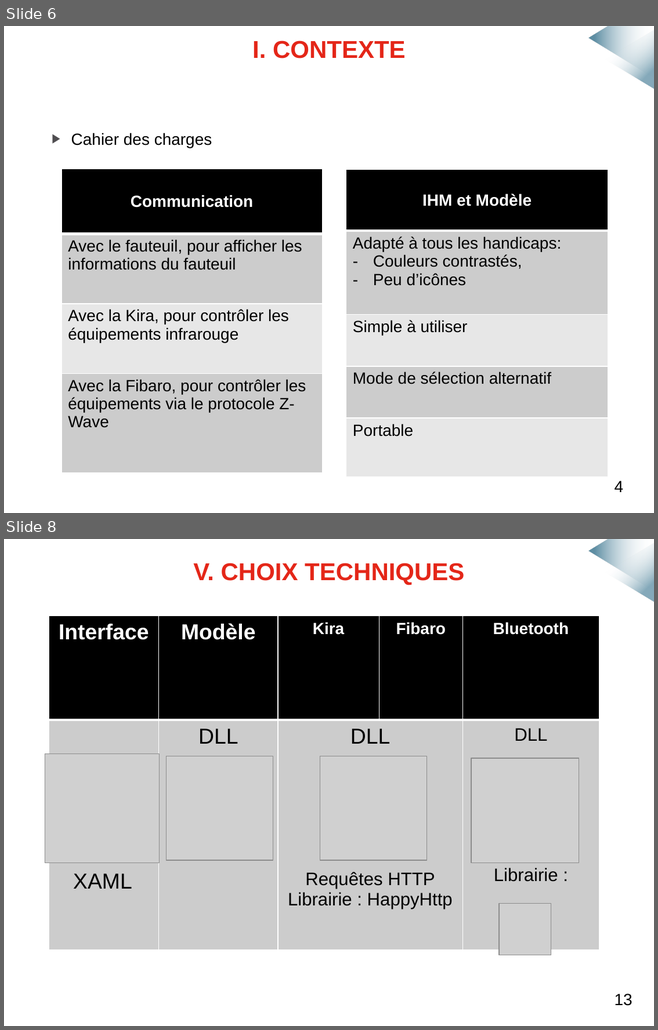
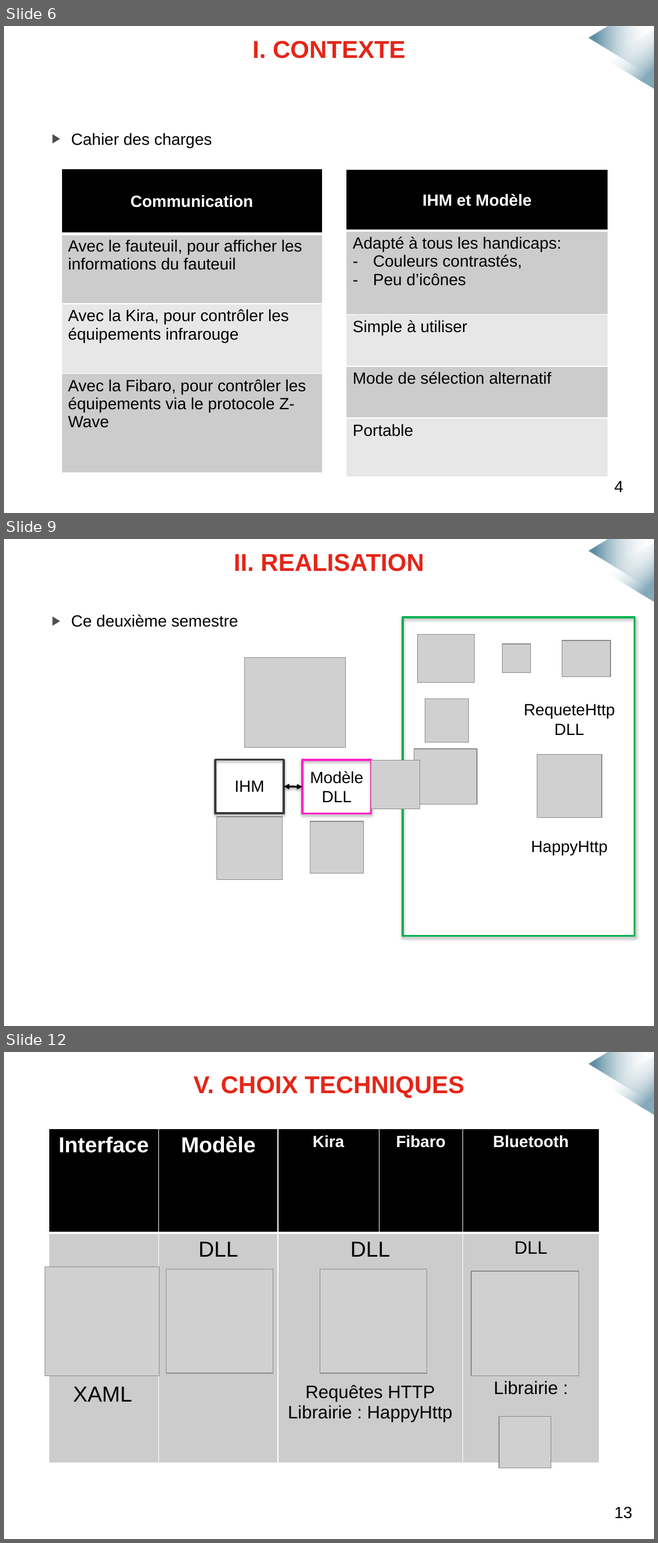
Before and after one commit to mmeven/EP_Domotique_Tablette, a slide deck: Rendu/Diapo_soutenance.pptx. Shown one above the other, each under a label of ours: slides 6 and 8 before the commit, slides 6, 9 and 12 after it; the slides between them are not shown. The pictures are 658x1030 and 658x1543 pixels, drawn with LibreOffice and Linux fonts; fonts in the diff are those of the drawing; grey boxes stand for pictures; background and template pictures are left out. Boxes give left, top, right and bottom in pixels: in the first picture for what was removed or moved away, otherwise in the second. Text is boxed around its words. In the diff, an @@ line names an element or a change of style, - is before the commit and + after.

```diff
--- a/Rendu/Diapo_soutenance.pptx
+++ b/Rendu/Diapo_soutenance.pptx
@@ slide 9 added at [4, 539, 654, 1026], background #FFFFFF; not listed: 2 template elements that a slide beside it also shows @@
@@ title added at [234, 553, 423, 571], 27 pt, text #E42618, bold @@
+II. REALISATION
@@ text added at [71, 614, 238, 627], 18 pt, text #000000 @@
+▶ Ce deuxième semestre
@@ rectangle added at [402, 618, 634, 936], outline #00B050 2.25 pt @@
@@ picture added at [418, 635, 474, 683] @@
@@ picture added at [562, 641, 610, 676] @@
@@ picture added at [244, 657, 345, 748] @@
@@ picture added at [502, 644, 530, 673] @@
@@ picture added at [425, 699, 469, 743] @@
@@ text added at [524, 704, 615, 735], 18 pt, text #000000 @@
+RequeteHttp
+DLL
@@ rectangle added at [215, 760, 284, 813], outline #3B3A3C 2.25 pt @@
@@ rectangle added at [302, 760, 371, 813], outline #FF20C5 2.25 pt @@
@@ picture added at [371, 761, 420, 809] @@
@@ picture added at [414, 749, 477, 805] @@
@@ picture added at [536, 754, 601, 817] @@
@@ text added at [234, 780, 264, 792], 18 pt, text #000000 @@
+IHM
@@ text added at [310, 771, 363, 802], 18 pt, text #000000 @@
+Modèle
+DLL
@@ double arrow added from (284, 787) to (302, 787), #000000 2 pt @@
@@ picture added at [216, 817, 282, 880] @@
@@ picture added at [310, 821, 363, 874] @@
@@ text added at [531, 841, 607, 856], 18 pt, text #000000 @@
+HappyHttp
@@ what was slide 8 is now slide 12 @@
```
Also in this commit, not shown: 1 slide changed, 3 other slides added, 1 slide removed.
